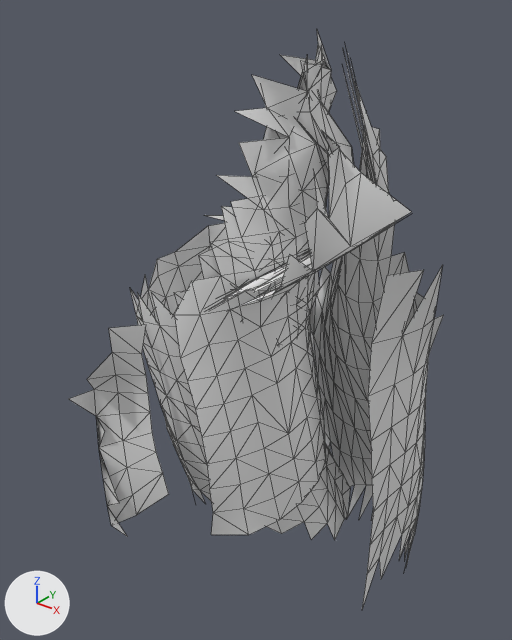
The FBX model Assets/Resources/Models/Equip/Arquimago_CalcaL.fbx as it was, and as the next commit left it.
One viewpoint serves both versions: a 50 mm lens placed at (0.464, -0.57, 0.155), pointed at (-0.001, 0.011, -0.205). Every picture has the same lights, and +X, +Y and +Z are marked at lower left. The older version comes first. Mesh edges are drawn as thin lines. Where no turn or scale is listed for an object, it has been applied to the vertices. Vertices at exactly the same position are counted once.

Names of what the first picture shows: 'Piece'.
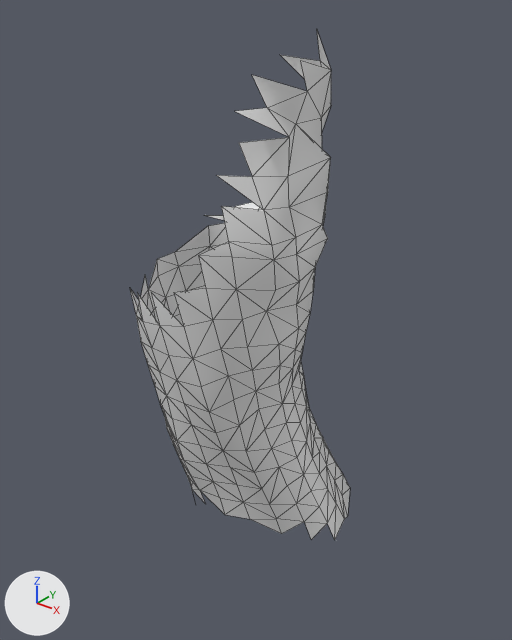
Changed parts and their boxes [x1, y1, x2, y2] in the pictures (512 x 640 px):
'Piece', reshaped (41% narrower, 12% shorter): before [69, 31, 444, 609]; after [130, 31, 350, 540]
part 1 of me_piece_012, deleted: before [310, 127, 444, 609]
part 2 of me_piece_012, deleted: before [174, 46, 336, 535]
part 3 of me_piece_012, deleted: before [206, 51, 411, 311]
part 4 of me_piece_012, deleted: before [296, 46, 354, 173]
part 5 of me_piece_012, deleted: before [69, 325, 169, 536]

The change in detail:
me_piece_012 is used by ob_piece; location (0.0, 0.0, 0.0).
me_piece_012 had 769 vertices, 1249 faces and spanned x -0.126..0.199, y -0.191..0.207, z -0.626..0.109.
me_piece_012 now has 310 vertices, 550 faces and spans x -0.107..0.111, y -0.147..0.164, z -0.539..0.109.
me_piece_012 part 1: the loose piece of 176 vertices spanning x -0.099..0.199, y 0.004..0.207, z -0.626..0.028 is deleted.
me_piece_012 part 2: the loose piece of 152 vertices spanning x -0.126..0.107, y -0.146..0.134, z -0.405..0.093 is deleted.
me_piece_012 part 3: the loose piece of 70 vertices spanning x 0.067..0.158, y -0.161..0.075, z -0.114..0.098 is deleted.
me_piece_012 part 4: the loose piece of 32 vertices spanning x 0.063..0.114, y -0.027..0.033, z -0.042..0.097 is deleted.
me_piece_012 part 5: the loose piece of 29 vertices spanning x -0.113..-0.013, y -0.191..-0.132, z -0.469..-0.158 is deleted.
